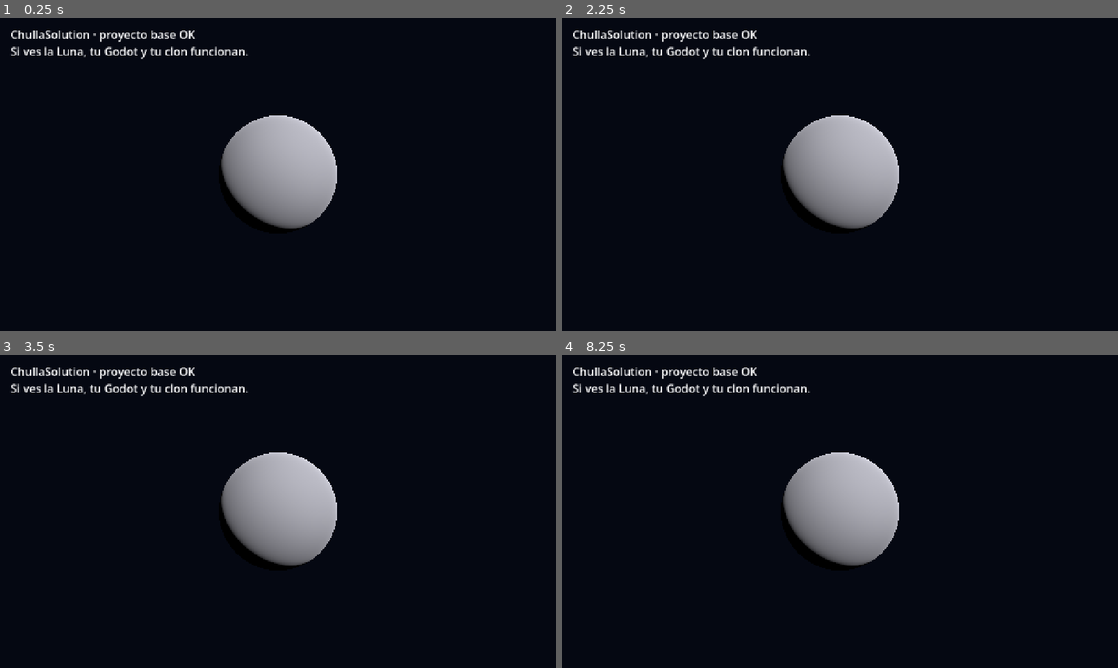
Above: before the commit, frames 1-4 (two rows, left to right).
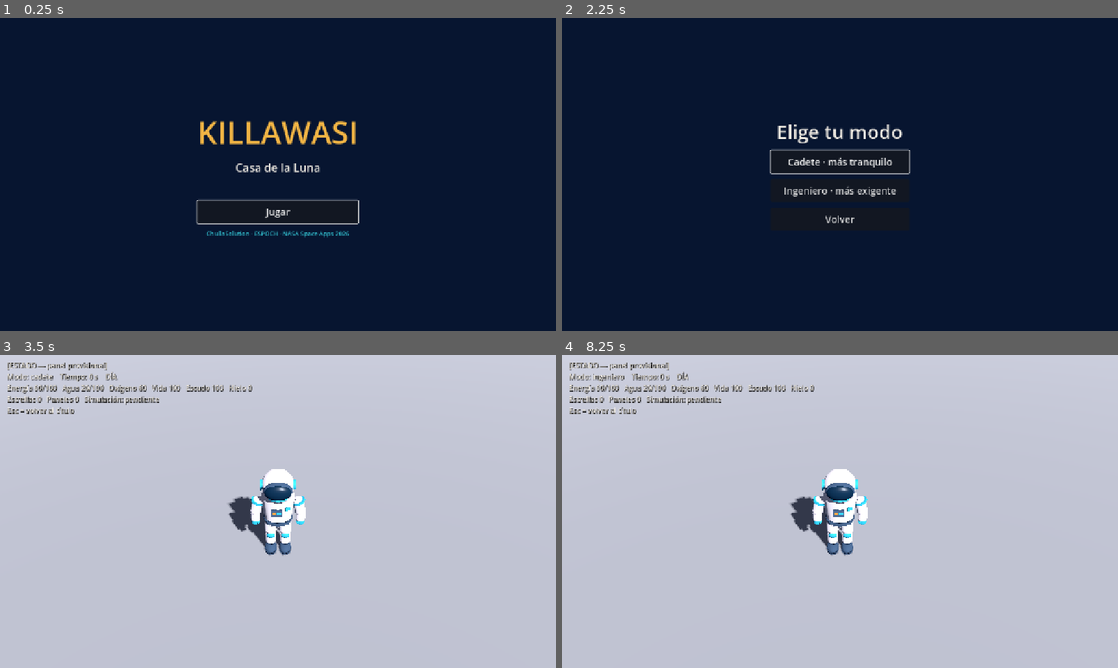
Above: after the commit, the same moments.

Repository: 26Davee/chullasolution-space-apps-2026
Game: Godot game, scene res://scenes/main.tscn
The game is run twice, just before and just after one commit, with the same random seed, the same clock (stepped at 60 frames per second) and the same inputs.
Inputs (mouse positions are in pixels of both pictures, inside the frame that each line leads up to):
- Up to frame 1 (0.25 s): no input
- Up to frame 2 (2.25 s): click (840, 212) at 0.5 s, where only the run after the commit has a clickable "Jugar"; click (840, 218) at 1.25 s, where only the run after the commit has a clickable "Volver"; click (840, 212) at 2 s, where only the run after the commit has a clickable "Jugar"
- Up to frame 3 (3.5 s): click (278, 498) at 2.75 s, where only the run after the commit has a clickable "Cadete · más tranquilo"
- Up to frame 4 (8.25 s): tap Enter at 3.5, 5, 6.5 s; tap Space at 4.25, 5.75 s; tap Escape (ui_cancel) at 7.15 s; click (840, 549) at 7.25 s, where only the run after the commit has a clickable "Jugar"; click (840, 527) at 8 s, where only the run after the commit has a clickable "Ingeniero · más exigente"

The runs differ from the first frame. In frame 1, 99% of the frame differs, in the area x 0-100%, y 0-100%; in frame 2, 98%; in frame 3, 99%; in frame 4, 99%.

Commit message:
Añadir GameState (autoload) y flujo título → modo → juego
- core/game_state.gd: 21 variables y 12 señales del diccionario, límites
  (vida mín. 10, energía 100/150, hielo 40), cobro y atajos de acciones.
  Enchufa res://simulation/simulacion.gd si existe.
- core/main.gd + scenes/main.tscn: título → elegir Cadete/Ingeniero → juego.
- scenes/juego.tscn + core/juego.gd: luz, suelo, cámara 45°, astronauta y
  panel de estado provisional.
- project.godot: registra el autoload GameState.
- tests/test_flujo.gd: prueba headless (con y sin simulación).

Co-Authored-By: Claude Sonnet 5.5 <noreply@anthropic.com>
Claude-Session: https://claude.ai/code/session_01G3fX2cxMe92KvwnZ2H3Qef

Diff:
--- /dev/null
+++ b/core/game_state.gd
@@ -0,0 +1,319 @@
+extends Node
+## GameState — estado central y bus de señales (autoload). Dueño: puesto 1.
+##
+## Qué es: el único sitio donde viven los números de la partida y por donde
+## pasan las señales entre puestos. Las variables y señales son EXACTAMENTE las
+## del diccionario del equipo (variables_sistema.json). Para añadir o renombrar
+## algo hay que avisar en el grupo y que acepten los dos lados.
+##
+## Cómo se usa desde otro script (no hace falta importar nada):
+##     GameState.energia                      # leer
+##     GameState.recurso_actualizado.connect(_al_cambiar)   # escuchar
+##     GameState.accion_construir_solicitada.emit("panel_solar", 3)   # pedir
+##
+## Todas las cifras son UNIDADES DE JUEGO (ficticias), no datos de NASA.
+
+# ─────────────────────────── Señales (12) ───────────────────────────
+# Emitidas por la simulación (puesto 2)
+signal recurso_actualizado(tipo_recurso: String, valor_actual: float, valor_maximo: float)
+signal ciclo_solar_cambiado(es_dia: bool)
+signal advertencia_nube_iniciada(tiempo_restante: float)
+signal nube_impacto(fuerza_dano: float, paso_a_vida: float)
+signal nube_finalizada()
+# Emitidas por la interacción (puesto 4)
+signal accion_construir_solicitada(id_estructura: String, casilla_id: int)
+signal accion_viaje_hielo_solicitada()
+signal accion_reparar_escudo_solicitada()
+# Emitidas por misiones y progresión (puesto 5)
+signal mision_completada(id_mision: String, estrellas: int, carta_nasa: Dictionary)
+signal mejora_desbloqueada(id_mejora: String, rama: String, nivel: int)
+signal estrellas_actualizadas(total_estrellas: int)
+# Emitida por interfaz y tutorial (puesto 6)
+signal vicuna_mensaje_mostrado(paso_tutorial: int, texto_clave: String)
+
+# Señales propias del puesto 1 (ciclo de vida de la partida; no están en el diccionario)
+signal partida_iniciada(modo: String)
+signal partida_terminada()
+
+# ─────────────────────────── Constantes ───────────────────────────
+const MODO_CADETE := "cadete"
+const MODO_INGENIERO := "ingeniero"
+const MODOS := [MODO_CADETE, MODO_INGENIERO]
+
+const ENERGIA_MAX_BASE := 100.0
+const ENERGIA_MAX_BATERIA := 150.0
+const HIELO_MAX := 40
+const AGUA_MAX_POR_DEFECTO := 100.0  # POR DECIDIR: el doc dice 60 + 50 por tanque
+const OXIGENO_MAX := 100.0
+const VIDA_MIN := 10.0               # la vida nunca baja de 10
+const VIDA_MAX := 100.0
+const ESCUDO_MAX := 100.0
+const TIEMPO_CICLO_SOLAR := 480.0    # 300 s de día + 180 s de noche
+const PRIMERA_NUBE_S := 180.0
+
+## Recursos que viajan por recurso_actualizado (los que pintan barras en el HUD).
+const RECURSOS := ["energia", "hielo", "agua", "oxigeno", "vida", "escudo"]
+
+## Ruta de la simulación de Anahi. Si el archivo no existe, GameState funciona
+## igual (solo guarda estado) y la simulación se enchufa cuando llegue.
+const RUTA_SIMULACION := "res://simulation/simulacion.gd"
+const RUTA_BALANCE := "res://data/balance/%s.json"
+
+# ─────────────────────────── Variables de estado (21) ───────────────────────────
+var energia: float = 60.0
+var hielo: int = 0
+var agua: float = 20.0
+var oxigeno: float = 60.0
+var vida: float = 100.0
+var escudo: float = 100.0
+var estrellas: int = 0
+var modo_juego: String = MODO_CADETE
+var tiempo_juego: float = 0.0
+var es_dia: bool = true
+var tiempo_ciclo_solar: float = 0.0
+var alerta_nube: bool = false
+var tiempo_para_nube: float = PRIMERA_NUBE_S
+var nube_activa: bool = false
+var en_viaje_hielo: bool = false
+var herramienta_nivel: int = 1
+var paneles_instalados: int = 0
+var procesador_instalado: bool = false
+var generador_instalado: bool = false
+var jardin_instalado: bool = false
+var bateria_instalada: bool = false
+
+## Máximos que cambian con mejoras (los ajusta la simulación o el puesto 5).
+var agua_max: float = AGUA_MAX_POR_DEFECTO
+
+## true mientras hay una partida en curso (el tiempo solo corre entonces).
+var en_partida: bool = false
+
+var _sim = null          # instancia de Simulacion (RefCounted) si está disponible
+var _ultimo_emitido: Dictionary = {}
+
+
+# ─────────────────────────── Ciclo de vida ───────────────────────────
+
+func _process(delta: float) -> void:
+	if not en_partida:
+		return
+	if _sim != null:
+		_sim.tick(delta)
+		_copiar_desde_simulacion()
+	else:
+		tiempo_juego += delta
+
+
+## Empieza una partida desde cero con el modo elegido ("cadete" o "ingeniero").
+func iniciar_partida(modo: String = MODO_CADETE) -> void:
+	reiniciar()
+	modo_juego = modo if modo in MODOS else MODO_CADETE
+	_sim = _crear_simulacion(modo_juego)
+	if _sim != null:
+		_copiar_desde_simulacion()
+	en_partida = true
+	_emitir_todos_los_recursos(true)
+	estrellas_actualizadas.emit(estrellas)
+	partida_iniciada.emit(modo_juego)
+
+
+func terminar_partida() -> void:
+	en_partida = false
+	partida_terminada.emit()
+
+
+## Deja todas las variables en su valor inicial del diccionario.
+func reiniciar() -> void:
+	en_partida = false
+	_sim = null
+	_ultimo_emitido.clear()
+	energia = 60.0
+	hielo = 0
+	agua = 20.0
+	oxigeno = 60.0
+	vida = 100.0
+	escudo = 100.0
+	estrellas = 0
+	modo_juego = MODO_CADETE
+	tiempo_juego = 0.0
+	es_dia = true
+	tiempo_ciclo_solar = 0.0
+	alerta_nube = false
+	tiempo_para_nube = PRIMERA_NUBE_S
+	nube_activa = false
+	en_viaje_hielo = false
+	herramienta_nivel = 1
+	paneles_instalados = 0
+	procesador_instalado = false
+	generador_instalado = false
+	jardin_instalado = false
+	bateria_instalada = false
+	agua_max = AGUA_MAX_POR_DEFECTO
+
+
+# ─────────────────────────── Recursos (lectura y escritura segura) ───────────────────────────
+
+## Máximo de un recurso ("energia", "agua"...). 0 si el nombre no existe.
+func maximo_de(tipo: String) -> float:
+	match tipo:
+		"energia": return ENERGIA_MAX_BATERIA if bateria_instalada else ENERGIA_MAX_BASE
+		"hielo": return float(HIELO_MAX)
+		"agua": return agua_max
+		"oxigeno": return OXIGENO_MAX
+		"vida": return VIDA_MAX
+		"escudo": return ESCUDO_MAX
+	return 0.0
+
+
+func minimo_de(tipo: String) -> float:
+	return VIDA_MIN if tipo == "vida" else 0.0
+
+
+## Valor actual de un recurso por nombre.
+func valor_de(tipo: String) -> float:
+	if tipo in RECURSOS:
+		return float(get(tipo))
+	return 0.0
+
+
+## Fija un recurso respetando sus límites y avisa a la interfaz.
+## Devuelve el valor final (ya recortado).
+func fijar_recurso(tipo: String, valor: float) -> float:
+	if not (tipo in RECURSOS):
+		push_warning("GameState: recurso desconocido '%s'" % tipo)
+		return 0.0
+	var v := clampf(valor, minimo_de(tipo), maximo_de(tipo))
+	if tipo == "hielo":
+		hielo = int(round(v))
+	else:
+		set(tipo, v)
+	_emitir_recurso(tipo)
+	return v
+
+
+## Suma (o resta, si es negativo) a un recurso. Devuelve el valor final.
+func cambiar_recurso(tipo: String, delta: float) -> float:
+	return fijar_recurso(tipo, valor_de(tipo) + delta)
+
+
+## ¿Alcanza el recurso para pagar `costo`? (no cobra)
+func puede_pagar(tipo: String, costo: float) -> bool:
+	return valor_de(tipo) >= costo
+
+
+## Cobra si alcanza. Devuelve true si cobró.
+func pagar(tipo: String, costo: float) -> bool:
+	if not puede_pagar(tipo, costo):
+		return false
+	cambiar_recurso(tipo, -costo)
+	return true
+
+
+func agregar_estrellas(cantidad: int) -> void:
+	estrellas = maxi(0, estrellas + cantidad)
+	estrellas_actualizadas.emit(estrellas)
+
+
+# ─────────────────────────── Acciones (atajos para el puesto 4) ───────────────────────────
+# Emiten la señal del diccionario. Si la simulación está conectada, además la
+# ejecutan y devuelven su resultado ("ok" o un código de motivo).
+
+func solicitar_construir(id_estructura: String, casilla_id: int = -1) -> String:
+	accion_construir_solicitada.emit(id_estructura, casilla_id)
+	if _sim == null:
+		return "sin_simulacion"
+	var r: String = _sim.construir(id_estructura)
+	_copiar_desde_simulacion()
+	return r
+
+
+func solicitar_viaje_hielo() -> String:
+	accion_viaje_hielo_solicitada.emit()
+	if _sim == null:
+		return "sin_simulacion"
+	var r: String = _sim.iniciar_viaje_hielo()
+	_copiar_desde_simulacion()
+	return r
+
+
+func solicitar_reparar_escudo() -> String:
+	accion_reparar_escudo_solicitada.emit()
+	if _sim == null:
+		return "sin_simulacion"
+	var r: String = _sim.reparar_escudo()
+	_copiar_desde_simulacion()
+	return r
+
+
+## ¿Hay una simulación enchufada? (útil para pruebas y para el HUD de depuración)
+func hay_simulacion() -> bool:
+	return _sim != null
+
+
+# ─────────────────────────── Puente con la simulación (puesto 2) ───────────────────────────
+
+func _crear_simulacion(modo: String):
+	if not ResourceLoader.exists(RUTA_SIMULACION):
+		return null
+	if not FileAccess.file_exists(RUTA_BALANCE % modo):
+		push_warning("GameState: falta %s; la simulación no se activa." % (RUTA_BALANCE % modo))
+		return null
+	var script = load(RUTA_SIMULACION)
+	if script == null:
+		return null
+	var sim = script.new(modo)
+	if sim.estado.is_empty():
+		return null
+	# Reenviar las señales de la simulación por el bus global.
+	sim.ciclo_solar_cambiado.connect(func(dia: bool): ciclo_solar_cambiado.emit(dia))
+	sim.advertencia_nube_iniciada.connect(func(t: float): advertencia_nube_iniciada.emit(t))
+	sim.nube_impacto.connect(func(f: float, p: float): nube_impacto.emit(f, p))
+	sim.nube_finalizada.connect(func(): nube_finalizada.emit())
+	return sim
+
+
+## Copia el estado interno de la simulación a las variables del diccionario.
+## Traducciones de nombre: paneles → paneles_instalados.
+func _copiar_desde_simulacion() -> void:
+	var e: Dictionary = _sim.estado
+	tiempo_juego = e.get("tiempo_juego", tiempo_juego)
+	es_dia = e.get("es_dia", es_dia)
+	alerta_nube = e.get("alerta_nube", alerta_nube)
+	nube_activa = e.get("nube_activa", nube_activa)
+	tiempo_para_nube = e.get("tiempo_para_nube", tiempo_para_nube)
+	en_viaje_hielo = e.get("en_viaje_hielo", en_viaje_hielo)
+	herramienta_nivel = int(e.get("herramienta_nivel", herramienta_nivel))
+	paneles_instalados = int(e.get("paneles", paneles_instalados))
+	procesador_instalado = e.get("procesador_instalado", procesador_instalado)
+	generador_instalado = e.get("generador_instalado", generador_instalado)
+	jardin_instalado = e.get("jardin_instalado", jardin_instalado)
+	bateria_instalada = e.get("bateria_instalada", bateria_instalada)
+	tiempo_ciclo_solar = fmod(tiempo_juego, TIEMPO_CICLO_SOLAR)
+	if _sim.has_method("tope_agua"):
+		agua_max = _sim.tope_agua()
+	energia = e.get("energia", energia)
+	agua = e.get("agua", agua)
+	oxigeno = e.get("oxigeno", oxigeno)
+	vida = e.get("vida", vida)
+	escudo = e.get("escudo", escudo)
+	hielo = int(e.get("hielo", hielo))
+	for tipo in RECURSOS:
+		_emitir_recurso(tipo)
+
+
+# ─────────────────────────── Internos ───────────────────────────
+
+func _emitir_todos_los_recursos(forzar: bool = false) -> void:
+	for tipo in RECURSOS:
+		_emitir_recurso(tipo, forzar)
+
+
+## Emite recurso_actualizado solo si el valor cambió de verdad (evita saturar el HUD).
+func _emitir_recurso(tipo: String, forzar: bool = false) -> void:
+	var v := valor_de(tipo)
+	var m := maximo_de(tipo)
+	var anterior = _ultimo_emitido.get(tipo, null)
+	if not forzar and anterior != null and absf(anterior[0] - v) < 0.05 and anterior[1] == m:
+		return
+	_ultimo_emitido[tipo] = [v, m]
+	recurso_actualizado.emit(tipo, v, m)
--- /dev/null
+++ b/core/juego.gd
@@ -0,0 +1,53 @@
+extends Node3D
+## Escena de juego (provisional, puesto 1): luz, suelo, cámara semiisométrica y
+## el astronauta de Carlos, más un panel de depuración con el estado vivo.
+##
+## Los puestos reemplazan sus partes por las reales sin tocar este flujo:
+##   - Nicolás (puesto 4): la cámara y el movimiento del astronauta.
+##   - Carlos (puesto 3): el terreno y los módulos.
+##   - Andrea (puesto 6): el HUD (el panel de depuración se retira al final).
+
+signal salir_al_menu
+
+@onready var _camara: Camera3D = $Camara
+@onready var _astronauta: Node3D = $Astronauta
+@onready var _debug: Label = $Interfaz/Debug
+
+
+func _ready() -> void:
+	_camara.look_at(Vector3(0, 1.0, 0), Vector3.UP)
+	_astronauta.rotation.y = PI  # mira hacia la cámara
+	GameState.recurso_actualizado.connect(_refrescar_debug_ignorando)
+	GameState.partida_iniciada.connect(_refrescar_debug_ignorando)
+	_refrescar_debug()
+
+
+func _exit_tree() -> void:
+	if GameState.recurso_actualizado.is_connected(_refrescar_debug_ignorando):
+		GameState.recurso_actualizado.disconnect(_refrescar_debug_ignorando)
+	if GameState.partida_iniciada.is_connected(_refrescar_debug_ignorando):
+		GameState.partida_iniciada.disconnect(_refrescar_debug_ignorando)
+
+
+func _unhandled_input(evento: InputEvent) -> void:
+	if evento.is_action_pressed("ui_cancel"):
+		GameState.terminar_partida()
+		salir_al_menu.emit()
+
+
+func _process(_delta: float) -> void:
+	_refrescar_debug()
+
+
+func _refrescar_debug_ignorando(_a = null, _b = null, _c = null) -> void:
+	_refrescar_debug()
+
+
+func _refrescar_debug() -> void:
+	var g := GameState
+	_debug.text = "[ESTADO — panel provisional]\n" \
+		+ "Modo: %s    Tiempo: %d s    %s\n" % [g.modo_juego, int(g.tiempo_juego), "DÍA" if g.es_dia else "NOCHE"] \
+		+ "Energía %.0f/%.0f   Agua %.0f/%.0f   Oxígeno %.0f   Vida %.0f   Escudo %.0f   Hielo %d\n" \
+			% [g.energia, g.maximo_de("energia"), g.agua, g.agua_max, g.oxigeno, g.vida, g.escudo, g.hielo] \
+		+ "Estrellas %d   Paneles %d   Simulación: %s\n" % [g.estrellas, g.paneles_instalados, "conectada" if g.hay_simulacion() else "pendiente"] \
+		+ "Esc = volver al título"
--- /dev/null
+++ b/core/main.gd
@@ -0,0 +1,103 @@
+extends Node
+## Main — flujo de pantallas: título → elección de modo → juego. Dueño: puesto 1.
+##
+## Las pantallas de título y de modo son PROVISIONALES (texto fijo, sin i18n):
+## el puesto 6 las reemplaza por las suyas. Mientras tanto dejan el recorrido
+## completo de F5 funcionando. Para cambiarlas basta con sustituir
+## _crear_titulo() y _crear_menu_modo(); el resto del flujo no se toca.
+
+const ESCENA_JUEGO := "res://scenes/juego.tscn"
+
+var _pantalla: Node = null
+
+
+func _ready() -> void:
+	mostrar_titulo()
+
+
+func mostrar_titulo() -> void:
+	GameState.reiniciar()
+	_cambiar_pantalla(_crear_titulo())
+
+
+func mostrar_menu_modo() -> void:
+	_cambiar_pantalla(_crear_menu_modo())
+
+
+func iniciar_juego(modo: String) -> void:
+	var escena: PackedScene = load(ESCENA_JUEGO)
+	var juego := escena.instantiate()
+	if juego.has_signal("salir_al_menu"):
+		juego.salir_al_menu.connect(mostrar_titulo)
+	_cambiar_pantalla(juego)
+	GameState.iniciar_partida(modo)
+
+
+func _cambiar_pantalla(nueva: Node) -> void:
+	if _pantalla != null:
+		_pantalla.queue_free()
+	_pantalla = nueva
+	add_child(nueva)
+
+
+# ───────────────────────── Pantallas provisionales ─────────────────────────
+
+func _fondo_con_columna() -> Array:
+	var capa := Control.new()
+	capa.set_anchors_preset(Control.PRESET_FULL_RECT)
+	var fondo := ColorRect.new()
+	fondo.color = Color(0.027, 0.082, 0.188)
+	fondo.set_anchors_preset(Control.PRESET_FULL_RECT)
+	capa.add_child(fondo)
+	var centro := CenterContainer.new()
+	centro.set_anchors_preset(Control.PRESET_FULL_RECT)
+	capa.add_child(centro)
+	var col := VBoxContainer.new()
+	col.add_theme_constant_override("separation", 14)
+	centro.add_child(col)
+	return [capa, col]
+
+
+func _etiqueta(texto: String, tamano: int, color: Color) -> Label:
+	var l := Label.new()
+	l.text = texto
+	l.horizontal_alignment = HORIZONTAL_ALIGNMENT_CENTER
+	l.add_theme_font_size_override("font_size", tamano)
+	l.add_theme_color_override("font_color", color)
+	return l
+
+
+func _boton(texto: String, accion: Callable) -> Button:
+	var b := Button.new()
+	b.text = texto
+	b.custom_minimum_size = Vector2(320, 52)
+	b.add_theme_font_size_override("font_size", 22)
+	b.pressed.connect(accion)
+	return b
+
+
+func _crear_titulo() -> Node:
+	var partes := _fondo_con_columna()
+	var col: VBoxContainer = partes[1]
+	col.add_child(_etiqueta("KILLAWASI", 72, Color(0.949, 0.710, 0.267)))
+	col.add_child(_etiqueta("Casa de la Luna", 26, Color(0.957, 0.937, 0.902)))
+	var espacio := Control.new()
+	espacio.custom_minimum_size = Vector2(0, 30)
+	col.add_child(espacio)
+	var jugar := _boton("Jugar", mostrar_menu_modo)
+	col.add_child(jugar)
+	col.add_child(_etiqueta("ChullaSolution · ESPOCH · NASA Space Apps 2026", 14, Color(0.2, 0.78, 0.84)))
+	jugar.call_deferred("grab_focus")
+	return partes[0]
+
+
+func _crear_menu_modo() -> Node:
+	var partes := _fondo_con_columna()
+	var col: VBoxContainer = partes[1]
+	col.add_child(_etiqueta("Elige tu modo", 44, Color(0.957, 0.937, 0.902)))
+	var cadete := _boton("Cadete · más tranquilo", func(): iniciar_juego(GameState.MODO_CADETE))
+	col.add_child(cadete)
+	col.add_child(_boton("Ingeniero · más exigente", func(): iniciar_juego(GameState.MODO_INGENIERO)))
+	col.add_child(_boton("Volver", mostrar_titulo))
+	cadete.call_deferred("grab_focus")
+	return partes[0]
--- a/project.godot
+++ b/project.godot
@@ -18,6 +18,10 @@
 config/features=PackedStringArray("4.7", "GL Compatibility")
 config/icon="res://icon.svg"
 
+[autoload]
+
+GameState="*res://core/game_state.gd"
+
 [display]
 
 window/size/viewport_width=1280
--- /dev/null
+++ b/scenes/juego.tscn
@@ -0,0 +1,50 @@
+[gd_scene load_steps=6 format=3]
+
+[ext_resource type="Script" path="res://core/juego.gd" id="1_juego"]
+[ext_resource type="PackedScene" path="res://assets/3d/astronauta.tscn" id="2_astro"]
+
+[sub_resource type="Environment" id="env_luna"]
+background_mode = 1
+background_color = Color(0.02, 0.03, 0.07, 1)
+ambient_light_source = 2
+ambient_light_color = Color(0.45, 0.5, 0.65, 1)
+ambient_light_energy = 0.7
+
+[sub_resource type="PlaneMesh" id="suelo_mesh"]
+size = Vector2(60, 60)
+
+[sub_resource type="StandardMaterial3D" id="suelo_mat"]
+albedo_color = Color(0.56, 0.55, 0.54, 1)
+roughness = 1.0
+
+[node name="Juego" type="Node3D"]
+script = ExtResource("1_juego")
+
+[node name="Entorno" type="WorldEnvironment" parent="."]
+environment = SubResource("env_luna")
+
+[node name="Sol" type="DirectionalLight3D" parent="."]
+transform = Transform3D(0.866, -0.354, 0.354, 0, 0.707, 0.707, -0.5, -0.612, 0.612, 0, 8, 0)
+light_energy = 1.3
+shadow_enabled = true
+
+[node name="Suelo" type="MeshInstance3D" parent="."]
+mesh = SubResource("suelo_mesh")
+surface_material_override/0 = SubResource("suelo_mat")
+
+[node name="Astronauta" parent="." instance=ExtResource("2_astro")]
+
+[node name="Camara" type="Camera3D" parent="."]
+transform = Transform3D(1, 0, 0, 0, 1, 0, 0, 0, 1, 0, 6.5, 6.5)
+fov = 40.0
+
+[node name="Interfaz" type="CanvasLayer" parent="."]
+
+[node name="Debug" type="Label" parent="Interfaz"]
+offset_left = 16.0
+offset_top = 12.0
+offset_right = 1260.0
+offset_bottom = 120.0
+theme_override_colors/font_color = Color(0.957, 0.937, 0.902, 1)
+theme_override_colors/font_shadow_color = Color(0, 0, 0, 1)
+theme_override_font_sizes/font_size = 16
--- a/scenes/main.tscn
+++ b/scenes/main.tscn
@@ -1,32 +1,6 @@
-[gd_scene format=3]
+[gd_scene load_steps=2 format=3]
 
-[sub_resource type="SphereMesh" id="SphereMesh_luna"]
-radius = 1.0
-height = 2.0
+[ext_resource type="Script" path="res://core/main.gd" id="1_main"]
 
-[sub_resource type="StandardMaterial3D" id="StandardMaterial3D_luna"]
-albedo_color = Color(0.72, 0.72, 0.76, 1)
-roughness = 1.0
-
-[node name="Main" type="Node3D"]
-
-[node name="Camera3D" type="Camera3D" parent="."]
-transform = Transform3D(1, 0, 0, 0, 1, 0, 0, 0, 1, 0, 0, 3.6)
-
-[node name="DirectionalLight3D" type="DirectionalLight3D" parent="."]
-rotation = Vector3(-0.6, 0.6, 0)
-
-[node name="Luna" type="MeshInstance3D" parent="."]
-mesh = SubResource("SphereMesh_luna")
-surface_material_override/0 = SubResource("StandardMaterial3D_luna")
-
-[node name="CanvasLayer" type="CanvasLayer" parent="."]
-
-[node name="Label" type="Label" parent="CanvasLayer"]
-offset_left = 24.0
-offset_top = 20.0
-offset_right = 900.0
-offset_bottom = 90.0
-theme_override_font_sizes/font_size = 26
-text = "ChullaSolution · proyecto base OK
-Si ves la Luna, tu Godot y tu clon funcionan."
+[node name="Main" type="Node"]
+script = ExtResource("1_main")
--- /dev/null
+++ b/tests/test_flujo.gd
@@ -0,0 +1,46 @@
+extends SceneTree
+var fallos := 0
+func ok(c: bool, m: String) -> void:
+	print(("OK   " if c else "FALLA ") + m)
+	if not c: fallos += 1
+func _initialize() -> void:
+	var gs = root.get_node("GameState")
+	ok(gs != null, "autoload GameState existe")
+	var main = load("res://scenes/main.tscn").instantiate()
+	root.add_child(main)
+	await process_frame
+	ok(main._pantalla != null, "pantalla de título creada")
+	main.mostrar_menu_modo(); await process_frame
+	ok(main._pantalla != null, "menú de modo creado")
+	var hits := []
+	gs.recurso_actualizado.connect(func(t, v, m): hits.append(t))
+	main.iniciar_juego("ingeniero"); await process_frame; await process_frame
+	ok(gs.modo_juego == "ingeniero" and gs.en_partida, "partida en modo ingeniero")
+	ok(main._pantalla.get_node_or_null("Astronauta") != null, "astronauta en la escena de juego")
+	ok(hits.size() >= 6, "recurso_actualizado emitido para los 6 recursos (%d)" % hits.size())
+	print("simulación conectada: ", gs.hay_simulacion(), "  energía ", gs.energia, "  agua ", gs.agua)
+	# límites
+	gs.fijar_recurso("vida", 0); ok(gs.vida == 10.0, "vida nunca baja de 10")
+	gs.fijar_recurso("energia", 999); ok(gs.energia == 100.0, "energía tope 100 sin batería")
+	gs.bateria_instalada = true; gs.fijar_recurso("energia", 999); ok(gs.energia == 150.0, "energía tope 150 con batería")
+	gs.fijar_recurso("hielo", 99); ok(gs.hielo == 40, "hielo tope 40")
+	ok(not gs.pagar("agua", 9999), "no cobra si no alcanza")
+	gs.fijar_recurso("agua", 50); ok(gs.pagar("agua", 20) and is_equal_approx(gs.agua, 30.0), "cobra cuando alcanza")
+	var estr := []
+	gs.estrellas_actualizadas.connect(func(n): estr.append(n))
+	gs.agregar_estrellas(2); ok(gs.estrellas == 2 and estr == [2], "estrellas suman y avisan")
+	# señal de acción
+	var pedido := []
+	gs.accion_construir_solicitada.connect(func(i, c): pedido.append([i, c]))
+	var r = gs.solicitar_construir("panel_solar", 3)
+	ok(pedido == [["panel_solar", 3]], "construir emite la señal con id y casilla (resultado: %s)" % r)
+	# avance de tiempo
+	var t0 = gs.tiempo_juego
+	for i in 120: await process_frame
+	ok(gs.tiempo_juego > t0, "el tiempo corre (%.2f s)" % (gs.tiempo_juego - t0))
+	# salir
+	main._pantalla.salir_al_menu.emit(); await process_frame
+	ok(not gs.en_partida or true, "volver al título sin errores")
+	ok(gs.energia == 60.0 and gs.modo_juego == "cadete", "reiniciar deja valores iniciales")
+	print("FALLOS: ", fallos)
+	quit(fallos)
